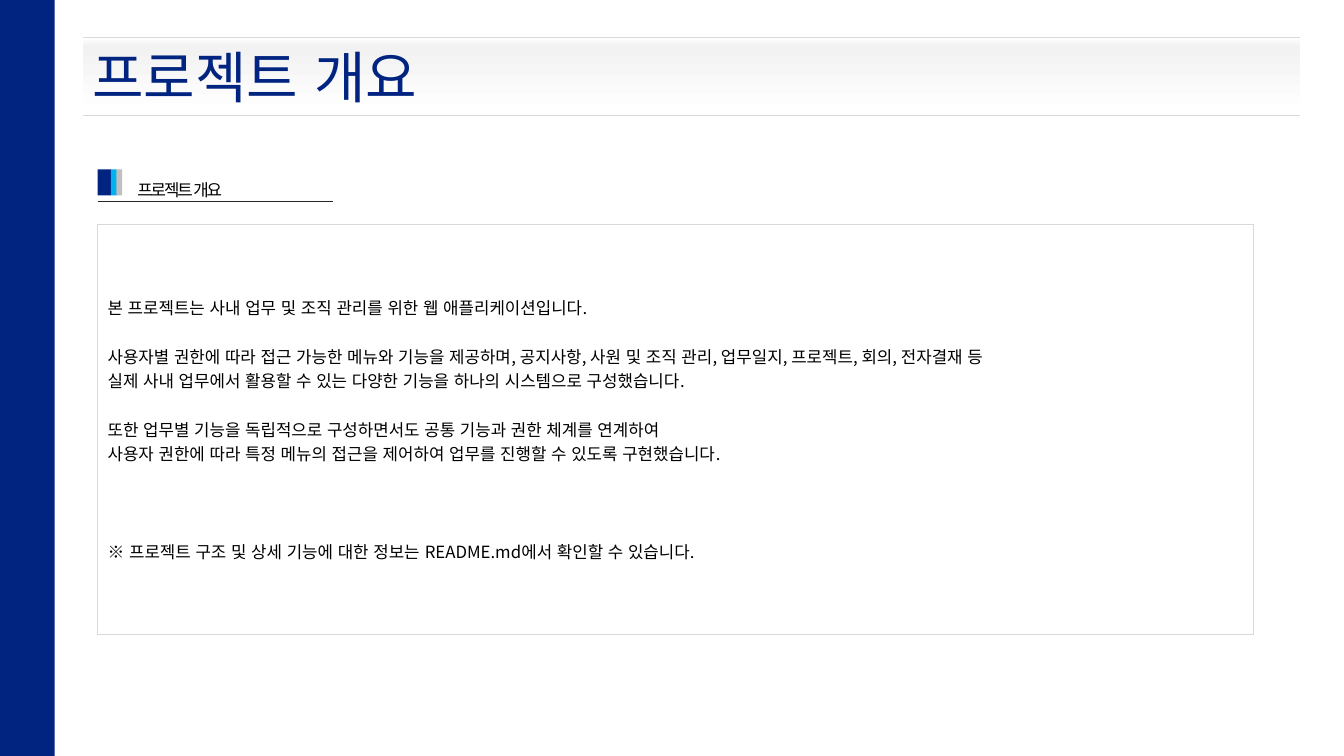
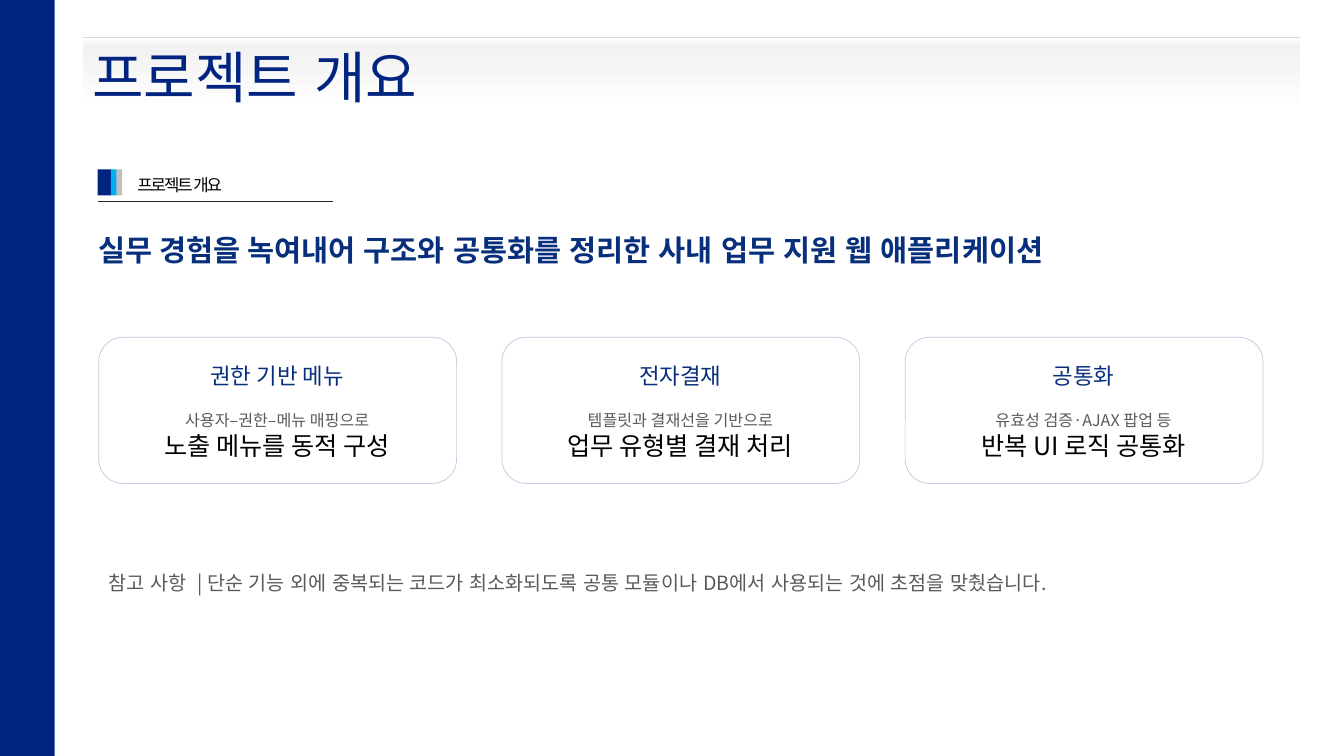
Before and after one commit to hikr90/intranet, a slide deck: slide 4 of docs/intr_project.pptx. Drawn at 1344x756 pixels with LibreOffice and Linux fonts; fonts in the diff are those of the drawing. Boxes give left, top, right and bottom in pixels: in the first picture for what was removed or moved away, otherwise in the second. Text is boxed around its words. In the diff, an @@ line names an element or a change of style, - is before the commit and + after.

```diff
--- a/docs/intr_project.pptx
+++ b/docs/intr_project.pptx
@@ line removed from (83, 116) to (1301, 116) @@
@@ text "프로젝트 개요": place and size @@
-text "프로젝트 개요" at box(137, 182, 222, 198)
+text "프로젝트 개요" at box(137, 177, 222, 193)
@@ table removed at box(98, 224, 1254, 564), 1 rows, 2 columns @@
-본 프로젝트는 사내 업무 및 조직 관리를 위한 웹 애플리케이션입니다. / 사용자별 권한에 따라 접근 가능한 메뉴와 기능을 제공하며, 공지사항, 사원 및 조직 관리, 업무일지, 프로젝트, 회의, 전자결재 등 실제 사내 업무에서 활용할 수 있는 다양한 기능을 하나의 시스템으로 구성했습니다. / 또한 업무별 기능을 독립적으로 구성하면서도 공통 기능과 권한 체계를 연계하여 / 사용자 권한에 따라 특정 메뉴의 접근을 제어하여 업무를 진행할 수 있도록 구현했습니다. / ※ 프로젝트 구조 및 상세 기능에 대한 정보는 README.md에서 확인할 수 있습니다. | 
@@ text added at box(99, 236, 1043, 264), 21 pt, text #082F7B, bold @@
+실무 경험을 녹여내어 구조와 공통화를 정리한 사내 업무 지원 웹 애플리케이션
@@ rounded rectangle added at box(99, 338, 457, 484), fill #FFFFFF, outline #BECADF 0.5 pt @@
@@ rounded rectangle added at box(502, 338, 860, 484), fill #FFFFFF, outline #BECADF 0.5 pt @@
@@ rounded rectangle added at box(905, 338, 1263, 484), fill #FFFFFF, outline #BECADF 0.5 pt @@
@@ text added at box(210, 365, 344, 386), 16 pt, text #082F7B @@
+권한 기반 메뉴
@@ text added at box(639, 365, 721, 386), 16 pt, text #082F7B @@
+전자결재
@@ text added at box(1053, 365, 1115, 386), 16 pt, text #082F7B @@
+공통화
@@ text added at box(164, 412, 390, 457), 11.5 pt, text #5A5A5A @@
+사용자–권한–메뉴 매핑으로
+노출 메뉴를 동적 구성
@@ text added at box(568, 412, 793, 457), 11.5 pt, text #5A5A5A @@
+템플릿과 결재선을 기반으로
+업무 유형별 결재 처리
@@ text added at box(981, 412, 1186, 457), 11.5 pt, text #5A5A5A @@
+유효성 검증·AJAX 팝업 등
+반복 UI 로직 공통화
@@ text added at box(109, 573, 1046, 592), 14 pt, text #5A5A5A @@
+참고 사항 | 단순 기능 외에 중복되는 코드가 최소화되도록 공통 모듈이나 DB에서 사용되는 것에 초점을 맞췄습니다.
```
Also in this commit, not shown: 14 other slides changed, 1 slide added, 2 slides removed, 4 other files.
